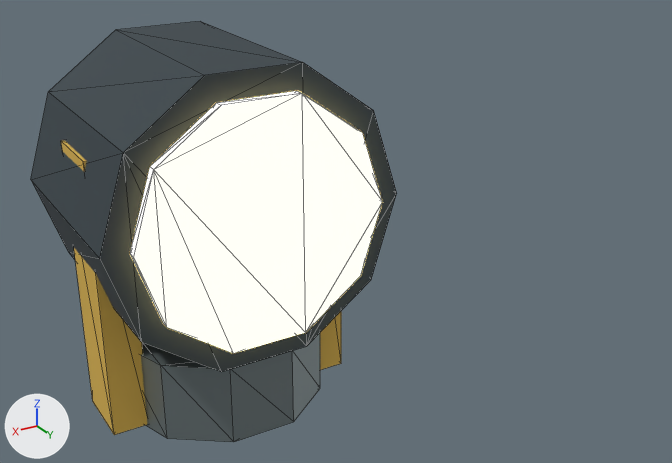
A saved change to the FBX model DeadRailGame/Assets/_Dev_A/Models/Props/DeadRail_Searchlight.fbx.
Both versions are drawn from a 50 mm lens placed at (0.689, 1.641, 1.036), pointed at (-0.243, 0.086, 0.259). Arrows for +X, +Y and +Z are at lower left; the lights stay in place. The picture after the commit comes second. Mesh edges are drawn as thin lines. Where no turn or scale is listed for an object, it has been applied to the vertices.

In view in the first picture: 'Searchlight_Base.002', 'Searchlight_Body.002', 'Searchlight_Fork.004', 'Searchlight_Fork.005', 'Searchlight_Lens.002'.
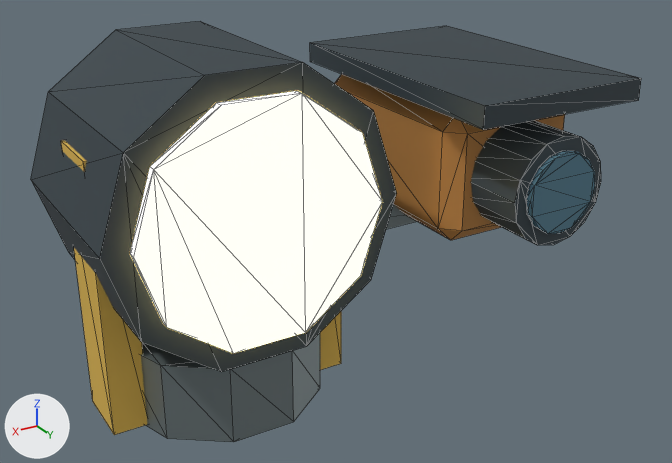
What differs and where, as boxes (x1, y1, x2, y2) in the pictures (672 x 463 px):
'Camera_Rain_Hood', added: after (310, 26, 641, 130)
'Camera_Weatherproof_Body', added (orange): after (334, 74, 565, 240)
'Camera_Lens_Barrel', added: after (471, 120, 601, 245)
'Camera_Optical_Glass', added (blue): after (527, 151, 595, 234)
'Camera_Arm', added: after (386, 204, 417, 229)

Edits to the bpy script that builds the scene:
```text
Add mat_deadrail_lowpoly_paint_old_ivory:
    mat_deadrail_lowpoly_paint_old_ivory = principled_material('DeadRail_LowPoly_Paint_Old_Ivory')
    mat_deadrail_lowpoly_paint_old_ivory.base_color = (0.52, 0.235, 0.055)  # orange #bf8542
    mat_deadrail_lowpoly_paint_old_ivory.roughness = 0.78
Add mat_deadrail_lowpoly_battery_blue:
    mat_deadrail_lowpoly_battery_blue = principled_material('DeadRail_LowPoly_Battery_Blue')
    mat_deadrail_lowpoly_battery_blue.base_color = (0.085, 0.2, 0.27)  # blue #527c8e
    mat_deadrail_lowpoly_battery_blue.roughness = 0.78
Add me_camera_weatherproof_body_mesh_001:
    me_camera_weatherproof_body_mesh_001.from_pydata(...)  # 24 vertices, 44 faces; spans x -0.165..0.165, y -0.25..0.25, z -0.14..0.14
    me_camera_weatherproof_body_mesh_001.materials.append(mat_deadrail_lowpoly_paint_old_ivory)  # orange #bf8542
Add me_camera_optical_glass_mesh_001:
    me_camera_optical_glass_mesh_001.from_pydata(...)  # 32 vertices, 60 faces; spans x -0.085..0.085, y -0.008..0.008, z -0.085..0.085
    me_camera_optical_glass_mesh_001.materials.append(mat_deadrail_lowpoly_battery_blue)  # blue #527c8e
Add me_camera_arm_mesh_001:
    me_camera_arm_mesh_001.from_pydata(...)  # a box spanning x -0.29..0.29, y -0.045..0.045, z -0.045..0.045
    me_camera_arm_mesh_001.materials.append(mat_deadrail_lowpoly_002_steel)  # grey #818e90
Add me_camera_lens_barrel_mesh_001:
    me_camera_lens_barrel_mesh_001.from_pydata(...)  # a 16-sided cylinder along y spanning x -0.115..0.115, y -0.085..0.085, z -0.115..0.115
    me_camera_lens_barrel_mesh_001.materials.append(mat_deadrail_lowpoly_002_charcoal)  # greyish blue #354046
Add me_camera_rain_hood_mesh_001:
    me_camera_rain_hood_mesh_001.from_pydata([(-0.2, -0.32, -0.022), (0.2, -0.32, -0.022), (0.2, 0.32, -0.023), (-0.2, 0.32, -0.023), (-0.2, -0.32, 0.023), (0.2, -0.32, 0.023), (0.2, 0.32, 0.022), (-0.2, 0.32, 0.022)], [], [(2, 0, 3), (5, 7, 4), (1, 4, 0), (2, 5, 1), (3, 6, 2), (0, 7, 3), (2, 1, 0), (5, 6, 7), (1, 5, 4), (2, 6, 5), (3, 7, 6), (0, 4, 7)])
    me_camera_rain_hood_mesh_001.materials.append(mat_deadrail_lowpoly_002_charcoal)  # greyish blue #354046
Add ob_camera_weatherproof_body:
    ob_camera_weatherproof_body = bpy.data.objects.new('Camera_Weatherproof_Body', me_camera_weatherproof_body_mesh_001)
    ob_camera_weatherproof_body.location = (-0.58, 0.0, 0.38)
Add ob_camera_optical_glass:
    ob_camera_optical_glass = bpy.data.objects.new('Camera_Optical_Glass', me_camera_optical_glass_mesh_001)
    ob_camera_optical_glass.location = (-0.58, 0.39, 0.38)
Add ob_camera_arm:
    ob_camera_arm = bpy.data.objects.new('Camera_Arm', me_camera_arm_mesh_001)
    ob_camera_arm.location = (-0.3, 0.0, 0.26)
Add ob_camera_lens_barrel:
    ob_camera_lens_barrel = bpy.data.objects.new('Camera_Lens_Barrel', me_camera_lens_barrel_mesh_001)
    ob_camera_lens_barrel.location = (-0.58, 0.3, 0.38)
Add ob_camera_rain_hood:
    ob_camera_rain_hood = bpy.data.objects.new('Camera_Rain_Hood', me_camera_rain_hood_mesh_001)
    ob_camera_rain_hood.location = (-0.58, 0.06, 0.56)
```
